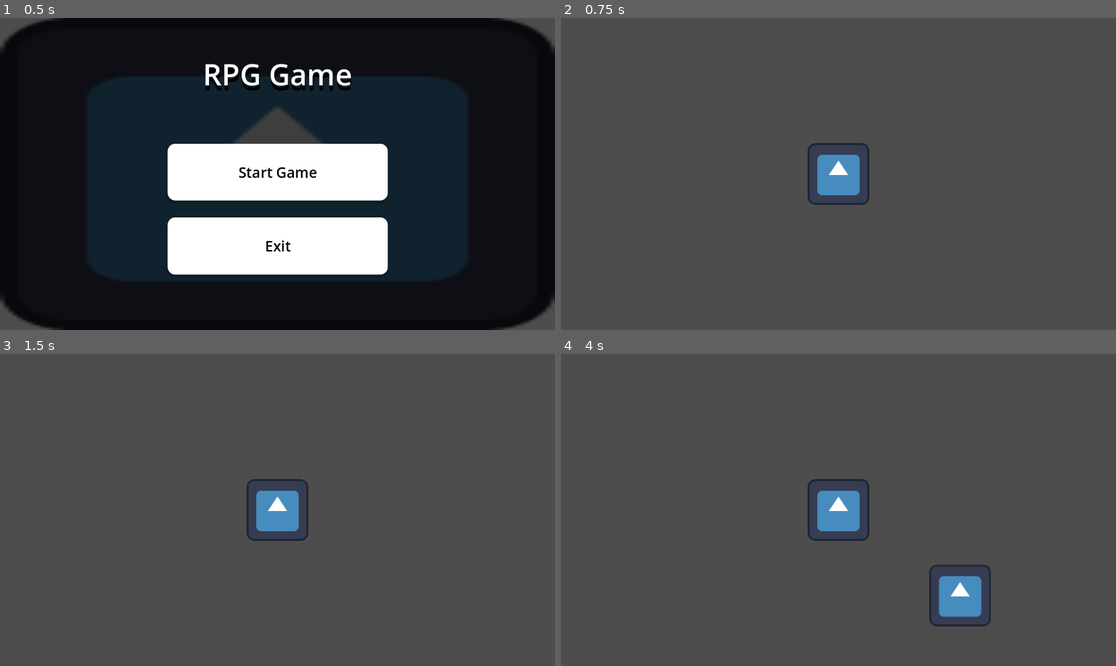
Above: before the commit, frames 1-4 (two rows, left to right).
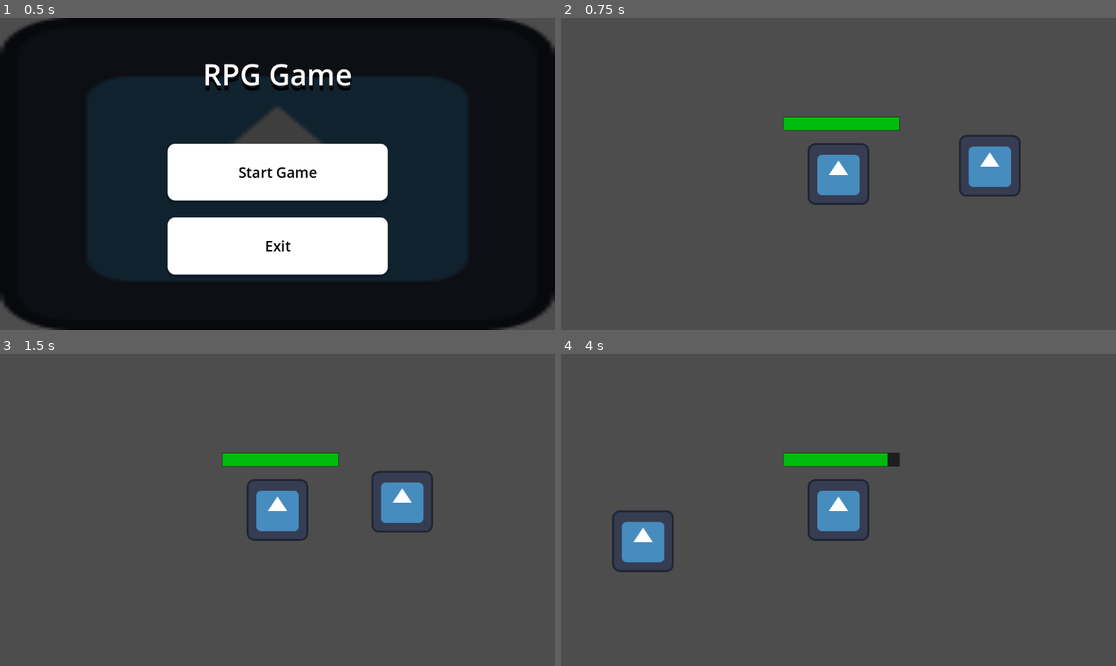
Above: after the commit, the same moments.

Repository: TDMXFFTF/RPG-GAME123
Game: Godot game, scene res://main_menu.tscn
Two runs of this game, one before a commit and one after it. Both use one fixed random seed, a clock stepped at 60 frames per second and the inputs below. The engine's default icon, where the game draws it, is replaced by a stand-in: a white triangle on a blue panel in a dark square.
Inputs:
- Up to frame 1 (0.5 s): no input
- Up to frame 2 (0.75 s): click "Start Game" at 0.5 s
- Up to frame 3 (1.5 s): tap Enter at 1.25 s; hold D (right) from 1.28 s (still down)
- Up to frame 4 (4 s): release D (right) at 2.03 s; hold S (down) 2.03-2.78 s; hold D (right) 2.78-3.53 s; hold W (up) from 3.53 s (still down)

Frame 1 is identical in both runs. In frame 2, 2.2% of the frame differs, in the area x 40-83%, y 31-58%; in frame 3, 2.2%; in frame 4, 3.6%, in the area x 9-78%, y 31-88%.

Commit message:
health bar

Diff:
--- a/new-game-project/game.tscn
+++ b/new-game-project/game.tscn
@@ -6,6 +6,7 @@
 [node name="Game" type="Node2D"]
 
 [node name="Player" parent="." instance=ExtResource("1_oj6ds")]
+position = Vector2(545, 343)
 
 [node name="Mob" parent="." instance=ExtResource("2_pnsiy")]
 position = Vector2(859, 326)
--- /dev/null
+++ b/new-game-project/health_bar.gd
@@ -0,0 +1,27 @@
+extends ProgressBar
+
+@onready var timer = $Timer
+@onready var damage_bar = $DamageBar
+
+var health = 0 : set = _set_health
+
+func _set_health(new_health):
+	var prev_health = health
+	health = min(max_value, new_health)
+	value = health
+	if health <= 0:
+		queue_free()
+	if health < prev_health:
+		timer.start()
+	else:
+		damage_bar.value = health
+
+func init_health(_health):
+	health = _health
+	max_value = health
+	value = health
+	damage_bar.max_value = health
+	damage_bar.value = health
+
+func _on_timer_timeout():
+	damage_bar.value = health
--- /dev/null
+++ b/new-game-project/health_bar.tscn
@@ -0,0 +1,49 @@
+[gd_scene load_steps=6 format=3 uid="uid://ds718celdygly"]
+
+[ext_resource type="Script" path="res://health_bar.gd" id="1_lx0el"]
+
+[sub_resource type="StyleBoxEmpty" id="StyleBoxEmpty_dlvlg"]
+
+[sub_resource type="StyleBoxFlat" id="StyleBoxFlat_jq7fq"]
+bg_color = Color(0, 0.728218, 0.0463391, 1)
+
+[sub_resource type="StyleBoxFlat" id="StyleBoxFlat_kie0b"]
+bg_color = Color(0.116741, 0.116741, 0.116741, 1)
+expand_margin_left = 1.0
+expand_margin_top = 1.0
+expand_margin_right = 1.0
+expand_margin_bottom = 1.0
+shadow_color = Color(0, 0, 0, 0.27451)
+shadow_offset = Vector2(0, 1)
+
+[sub_resource type="StyleBoxFlat" id="StyleBoxFlat_j58ly"]
+bg_color = Color(1, 0, 0, 1)
+
+[node name="HealthBar" type="ProgressBar"]
+z_index = 1
+offset_right = 240.0
+offset_bottom = 27.0
+theme_override_styles/background = SubResource("StyleBoxEmpty_dlvlg")
+theme_override_styles/fill = SubResource("StyleBoxFlat_jq7fq")
+value = 60.0
+show_percentage = false
+script = ExtResource("1_lx0el")
+
+[node name="DamageBar" type="ProgressBar" parent="."]
+z_index = -1
+layout_mode = 1
+anchors_preset = 15
+anchor_right = 1.0
+anchor_bottom = 1.0
+grow_horizontal = 2
+grow_vertical = 2
+theme_override_styles/background = SubResource("StyleBoxFlat_kie0b")
+theme_override_styles/fill = SubResource("StyleBoxFlat_j58ly")
+value = 80.0
+show_percentage = false
+
+[node name="Timer" type="Timer" parent="."]
+wait_time = 0.25
+one_shot = true
+
+[connection signal="timeout" from="Timer" to="." method="_on_timer_timeout"]
--- a/new-game-project/mob.gd
+++ b/new-game-project/mob.gd
@@ -6,8 +6,11 @@
 @export var drag_factor := 1.5
 var _player: Player = null
 @onready var _detection: Area2D = %Detection
+@onready var _hit_box: Area2D = %HitBox
+@onready var _damage_timer: Timer = %DamageTimer
 
 func _ready() -> void:
+	const damage = 1.0
 	_detection.body_entered.connect(func (body: Node) -> void:
 		if body is Player:
 			_player = body
@@ -15,6 +18,18 @@
 	_detection.body_exited.connect(func (body: Node) -> void:
 		if body is Player:
 			_player = null
+	)
+	_hit_box.body_entered.connect(func (body: Node) -> void:
+		if body is Player:
+			body.health -= damage
+			_damage_timer.start()
+	)
+	_hit_box.body_exited.connect(func (body: Node) -> void:
+		if body is Player:
+			_damage_timer.stop()
+	)
+	_damage_timer.timeout.connect(func () -> void:
+		_player.health -= damage
 	)
 
 func _physics_process(delta: float) -> void:
--- a/new-game-project/mob.tscn
+++ b/new-game-project/mob.tscn
@@ -9,7 +9,11 @@
 [sub_resource type="CircleShape2D" id="CircleShape2D_6vt1h"]
 radius = 189.042
 
+[sub_resource type="CircleShape2D" id="CircleShape2D_oam0v"]
+radius = 84.0
+
 [node name="Mob" type="CharacterBody2D"]
+motion_mode = 1
 script = ExtResource("1_d5gvf")
 
 [node name="Sprite2D" type="Sprite2D" parent="."]
@@ -23,3 +27,12 @@
 
 [node name="CollisionShape2D" type="CollisionShape2D" parent="Detection"]
 shape = SubResource("CircleShape2D_6vt1h")
+
+[node name="HitBox" type="Area2D" parent="."]
+unique_name_in_owner = true
+
+[node name="CollisionShape2D" type="CollisionShape2D" parent="HitBox"]
+shape = SubResource("CircleShape2D_oam0v")
+
+[node name="DamageTimer" type="Timer" parent="."]
+unique_name_in_owner = true
--- a/new-game-project/player.gd
+++ b/new-game-project/player.gd
@@ -2,7 +2,15 @@
 
 @export var speed := 400
 @export var drag_factor := 12.0
+@export var max_health := 10
+@onready var _health_bar: ProgressBar = %HealthBar
 
+var health := max_health: set = set_health
+
+func _ready() -> void:
+	_health_bar.max_value = max_health
+	_health_bar.value = health
+	_health_bar.init_health(health)
 
 func _physics_process(delta: float) -> void:
 	var move_direction := Input.get_vector("left", "right", "up", "down")
@@ -11,3 +19,11 @@
 	velocity += steering * drag_factor * delta
 	var direction_discrete := move_direction.sign()
 	move_and_slide()
+
+func set_health(new_health: int) -> void:
+	var previous_health := health
+	health = clampi(new_health, 0, max_health)
+	_health_bar.value = health
+	if health == 0:
+		queue_free()
+	_health_bar.health = health
--- a/new-game-project/player.tscn
+++ b/new-game-project/player.tscn
@@ -1,7 +1,8 @@
-[gd_scene load_steps=4 format=3 uid="uid://yjhoyjnry8qm"]
+[gd_scene load_steps=5 format=3 uid="uid://yjhoyjnry8qm"]
 
 [ext_resource type="Script" path="res://player.gd" id="1_yqf8w"]
 [ext_resource type="Texture2D" uid="uid://c6bafqnvnprnp" path="res://icon.svg" id="2_5llva"]
+[ext_resource type="PackedScene" uid="uid://ds718celdygly" path="res://health_bar.tscn" id="3_352dy"]
 
 [sub_resource type="CircleShape2D" id="CircleShape2D_jjb6k"]
 radius = 82.0244
@@ -17,3 +18,10 @@
 shape = SubResource("CircleShape2D_jjb6k")
 
 [node name="Camera2D" type="Camera2D" parent="."]
+
+[node name="HealthBar" parent="." instance=ExtResource("3_352dy")]
+unique_name_in_owner = true
+offset_left = -114.0
+offset_top = -118.0
+offset_right = 126.0
+offset_bottom = -91.0
Not shown: 1 places in new-game-project/mob.tscn that only renumber resources
